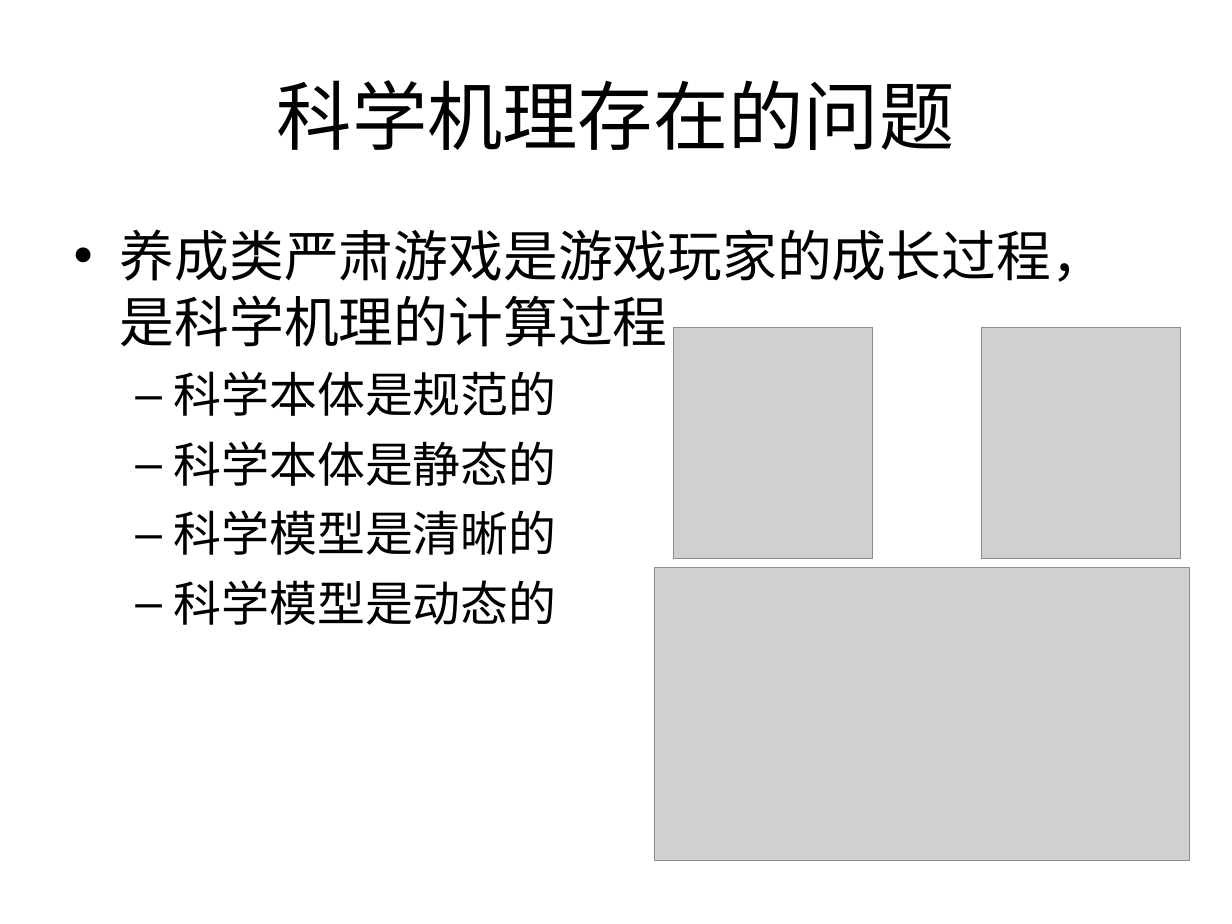
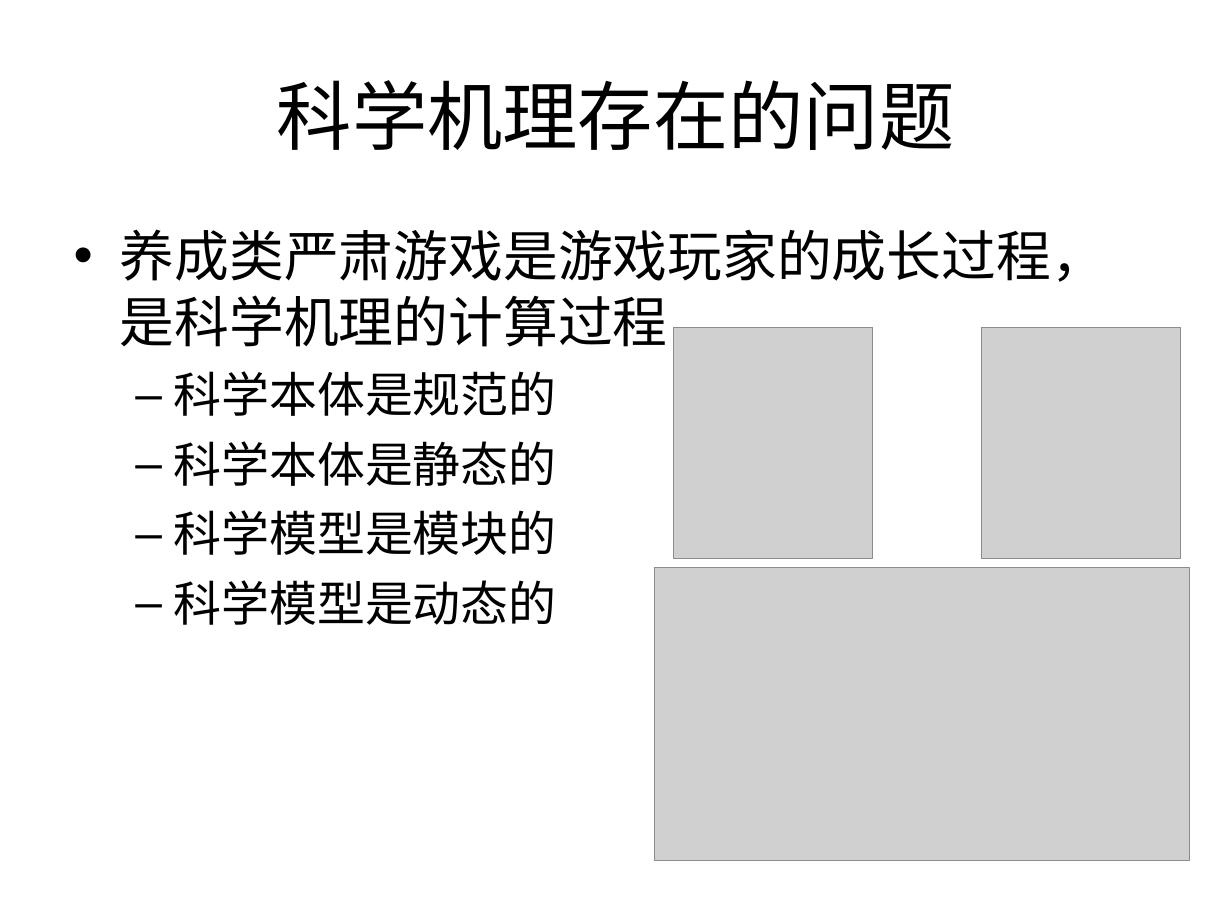
Before and after one commit to Nookleptia/qianmen3d, a slide deck: slide 26 of 毕设文件/毕设提纲.ppt. Drawn at 1232x924 pixels with LibreOffice and Linux fonts; fonts in the diff are those of the drawing; grey boxes stand for pictures. Boxes give left, top, right and bottom in pixels: in the first picture for what was removed or moved away, otherwise in the second. Text is boxed around its words. In the diff, an @@ line names an element or a change of style, - is before the commit and + after.

```diff
--- a/毕设文件/毕设提纲.ppt
+++ b/毕设文件/毕设提纲.ppt
@@ text at (174, 510, 557, 555): text changed @@
-  – 科学模型是清晰的
+  – 科学模型是模块的
```
Also in this commit, not shown: 13 other slides changed, 2 other files.
